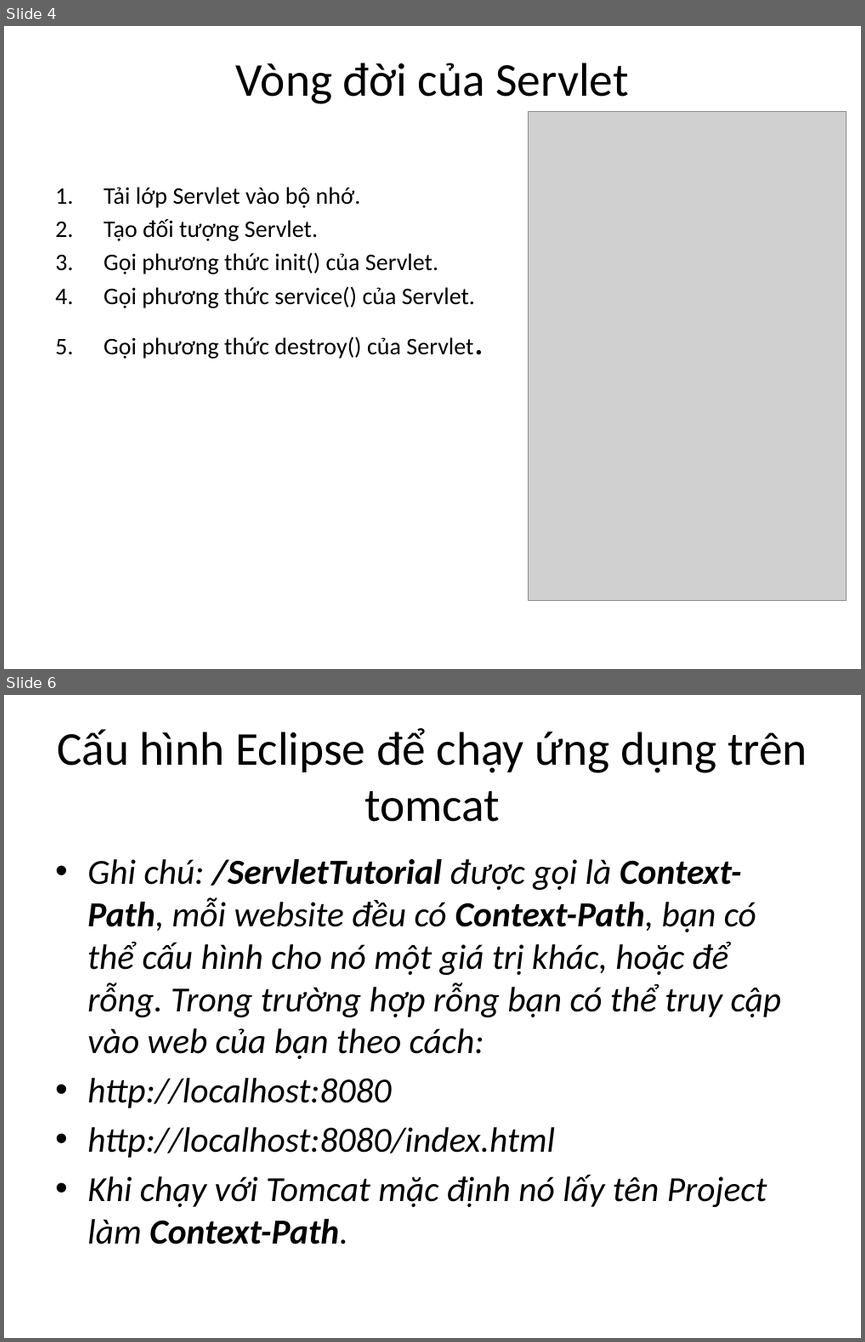
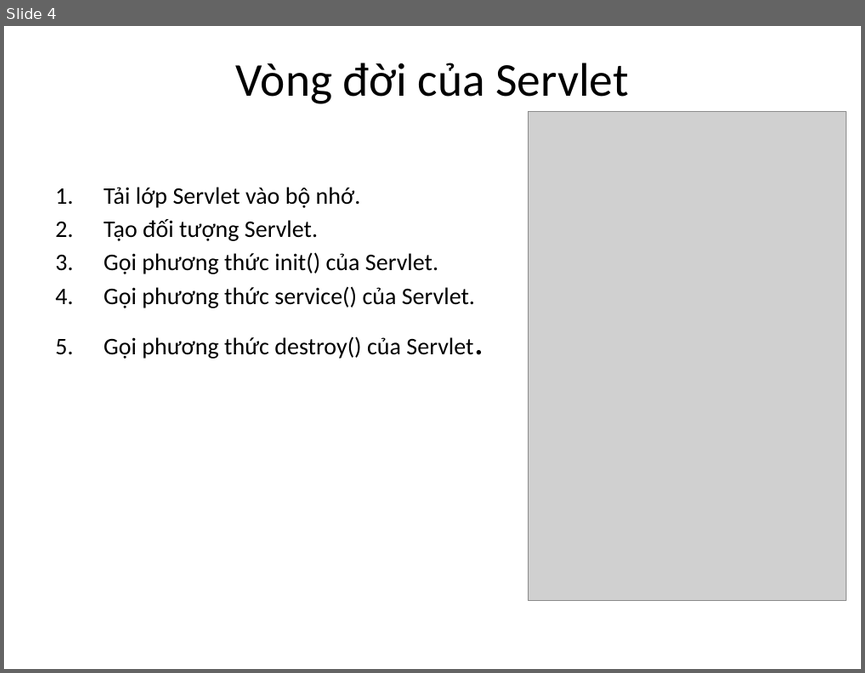
Before and after one commit to daihieptn97/JSP, a slide deck: .Tai lieu/Servlet.pptx. Shown one above the other, each under a label of ours: slides 4 and 6 before the commit, slide 4 after it; the slides between them are not shown. The pictures are 865x1342 and 865x673 pixels, drawn with LibreOffice and Linux fonts; fonts in the diff are those of the drawing; grey boxes stand for pictures. Boxes give left, top, right and bottom in pixels: in the first picture for what was removed or moved away, otherwise in the second. Text is boxed around its words. In the diff, an @@ line names an element or a change of style, - is before the commit and + after.

```diff
--- a/.Tai lieu/Servlet.pptx
+++ b/.Tai lieu/Servlet.pptx
@@ slide 6 removed at [4,695,861,1338], background #FFFFFF @@
@@ title removed at [57,728,807,822] @@
-Cấu hình Eclipse để chạy ứng dụng trên tomcat
@@ text removed at [87,859,782,1244] @@
-• Ghi chú: /ServletTutorial được gọi là Context-Path, mỗi website đều có Context-Path, bạn có thể cấu hình cho nó một giá trị khác, hoặc để rỗng. Trong trường hợp rỗng bạn có thể truy cập vào web của bạn theo cách:
-• http://localhost:8080
-• http://localhost:8080/index.html
-• Khi chạy với Tomcat mặc định nó lấy tên Project làm Context-Path.
```
Also in this commit, not shown: 6 other slides removed, 32 other files.
